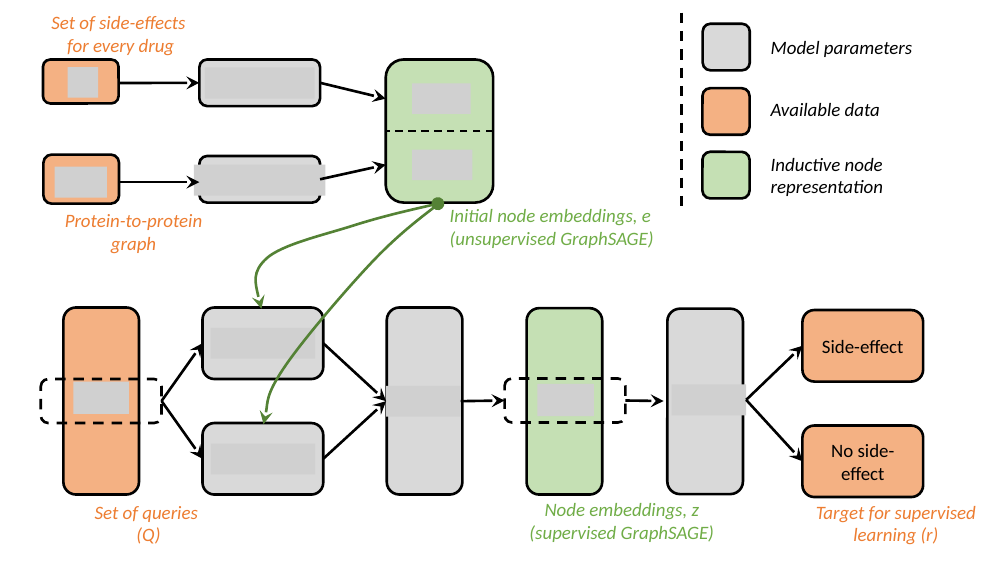
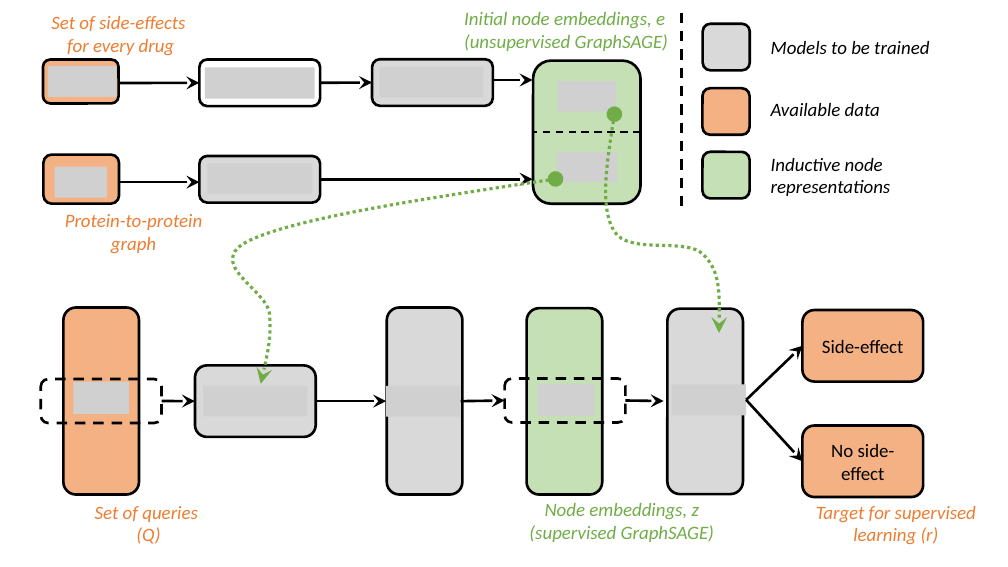
Before and after one commit to vijetadeshpande/GML-Fall-2021, a slide deck: slide 14 of Project/Report/Presentation1 copy.pptx. Drawn at 1008x567 pixels with LibreOffice and Linux fonts; fonts in the diff are those of the drawing; grey boxes stand for pictures. Boxes give left, top, right and bottom in pixels: in the first picture for what was removed or moved away, otherwise in the second. Text is boxed around its words. In the diff, an @@ line names an element or a change of style, - is before the commit and + after.

```diff
--- a/Project/Report/Presentation1 copy.pptx
+++ b/Project/Report/Presentation1 copy.pptx
@@ text "Initial node embeddings, e": place and size @@
-text "Initial node embeddings, e" at box(450, 209, 653, 248)
+text "Initial node embeddings, e" at box(464, 12, 668, 51)
@@ rounded rectangle: place and size @@
-rounded rectangle at box(203, 423, 324, 495)
+rounded rectangle at box(372, 59, 493, 106)
@@ text at box(771, 41, 929, 54): text changed @@
-Model parameters
+Models to be trained
@@ picture: place and size @@
-picture at box(67, 67, 98, 98)
+picture at box(48, 66, 116, 97)
@@ rounded rectangle at box(200, 60, 321, 107): fill #D9D9D9 to none @@
@@ arrow moved from (320, 83) - (386, 99) to (320, 83) - (372, 82) @@
@@ rounded rectangle: place and size @@
-rounded rectangle at box(386, 60, 493, 203)
+rounded rectangle at box(533, 60, 640, 203)
@@ group added at box(203, 67, 720, 416): 4 pictures, 1 arrow, 1 freeform shape @@
@@ line moved from (493, 131) - (386, 131) to (640, 132) - (533, 132) @@
@@ picture: place and size @@
-picture at box(194, 165, 326, 196)
+picture at box(207, 163, 312, 194)
@@ freeform shape: place and size @@
-freeform shape at box(264, 203, 439, 424)
+freeform shape at box(233, 179, 556, 384)
@@ freeform shape at box(233, 179, 556, 384): outline #548235 2.5 pt to #70AD47 3 pt dashed @@
@@ arrow moved from (320, 179) - (386, 165) to (320, 179) - (533, 179) @@
@@ group removed at box(162, 83, 473, 474): 4 pictures, 2 arrows, 1 freeform shape @@
@@ text at box(771, 180, 891, 196): text changed @@
-representation
+representations
@@ rounded rectangle: place and size @@
-rounded rectangle at box(203, 308, 324, 380)
+rounded rectangle at box(195, 365, 316, 437)
@@ arrow moved from (162, 401) - (203, 459) to (162, 401) - (195, 402) @@
@@ arrow moved from (324, 343) - (386, 402) to (316, 402) - (386, 402) @@
```
Also in this commit, not shown: 13 other files.
